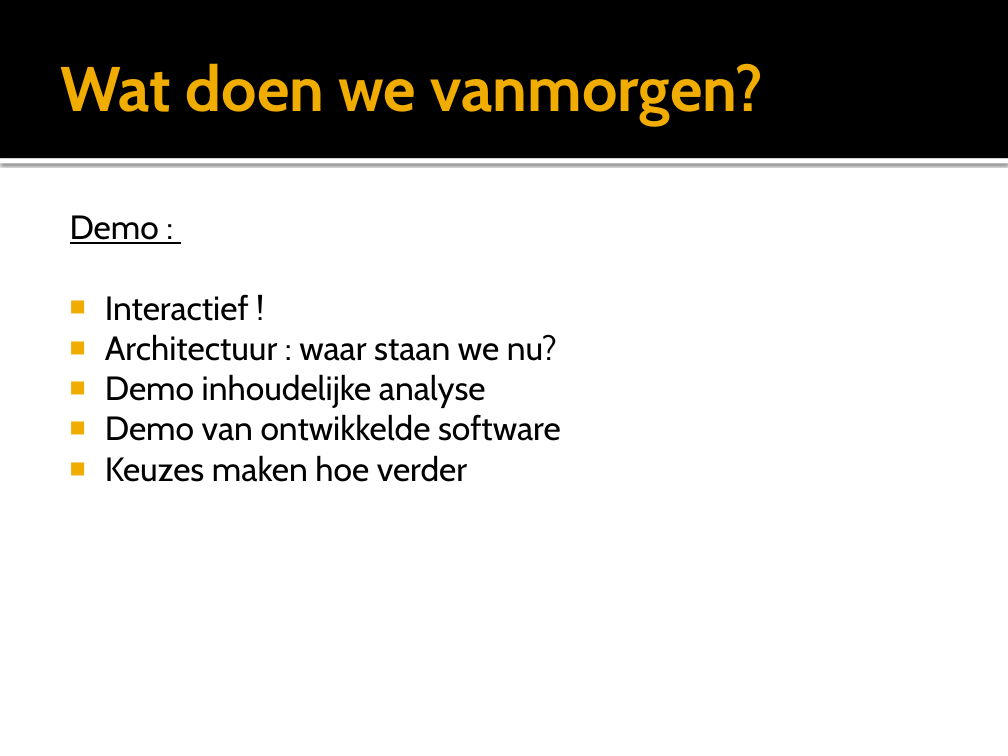
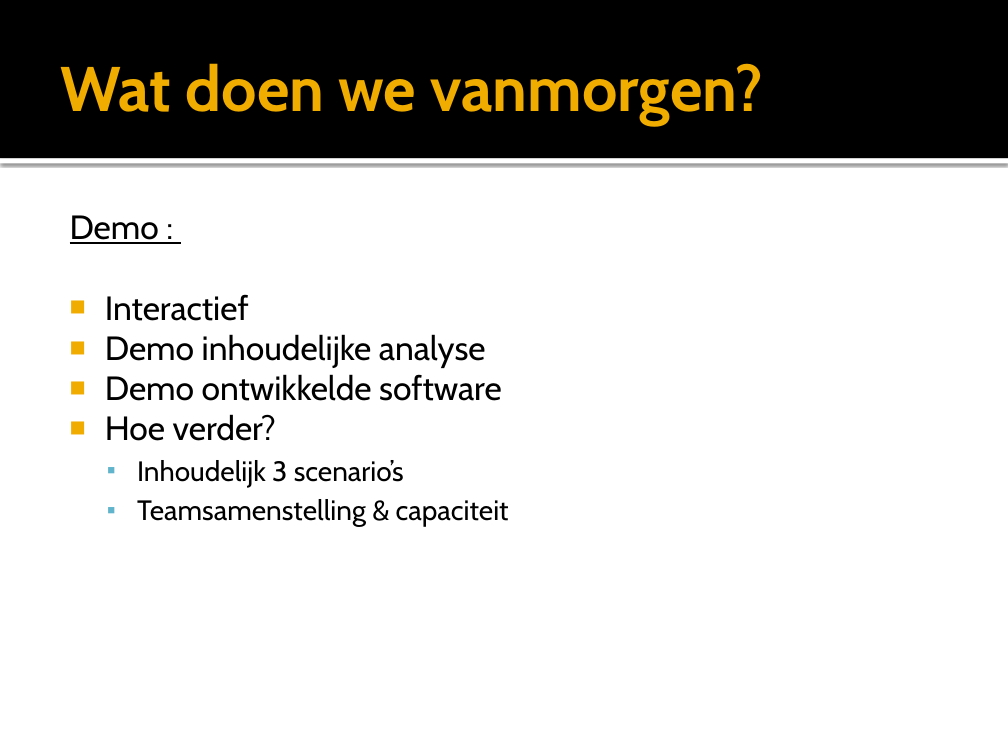
Before and after one commit to VNG-Realisatie/convenant-gemeenten, a slide deck: slide 9 of Documents/Presentaties/Sprint 4 - algemeen.pptx. Drawn at 1008x756 pixels with LibreOffice and Linux fonts; fonts in the diff are those of the drawing. Boxes give left, top, right and bottom in pixels: in the first picture for what was removed or moved away, otherwise in the second. Text is boxed around its words. In the diff, an @@ line names an element or a change of style, - is before the commit and + after.

```diff
--- a/Documents/Presentaties/Sprint 4 - algemeen.pptx
+++ b/Documents/Presentaties/Sprint 4 - algemeen.pptx
@@ text at [105, 294, 249, 321]: text changed @@
-■ Interactief !
-■ Architectuur : waar staan we nu?
+■ Interactief
@@ text at [105, 374, 509, 526]: text changed; size 24 to 20 pt @@
-■ Demo van ontwikkelde software
-■ Keuzes maken hoe verder
+■ Demo ontwikkelde software
+■ Hoe verder?
+  ▪ Inhoudelijk 3 scenario’s
+  ▪ Teamsamenstelling & capaciteit
```
Also in this commit, not shown: 4 other slides changed.
